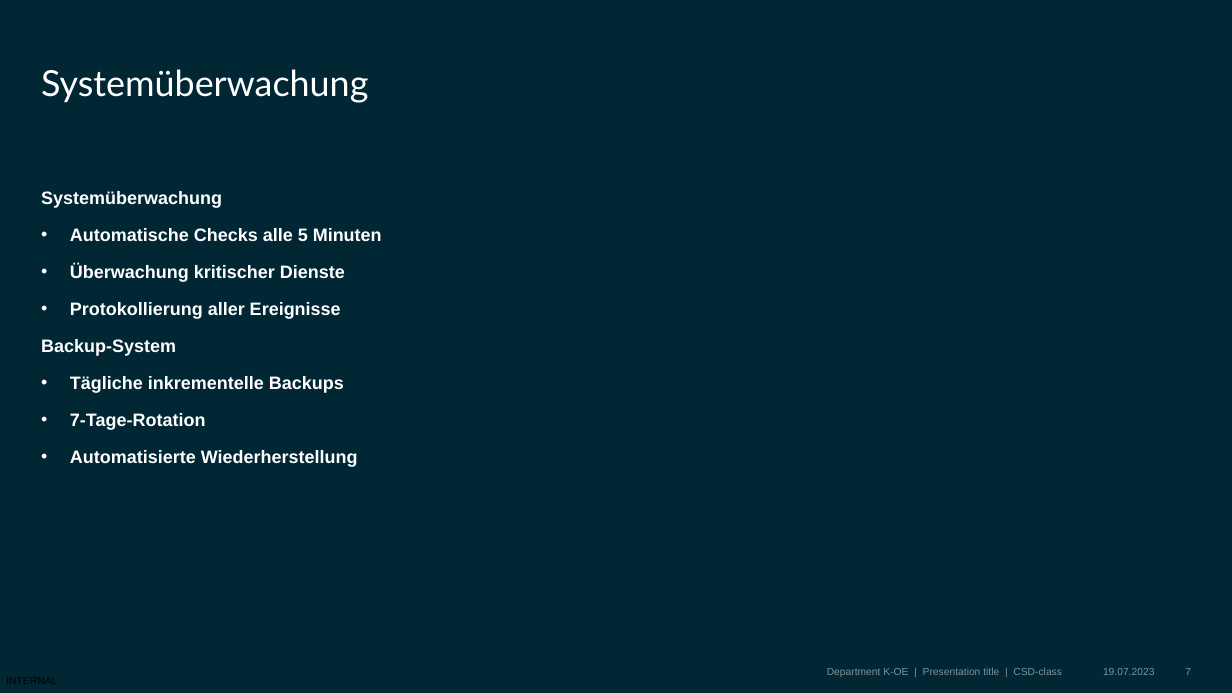
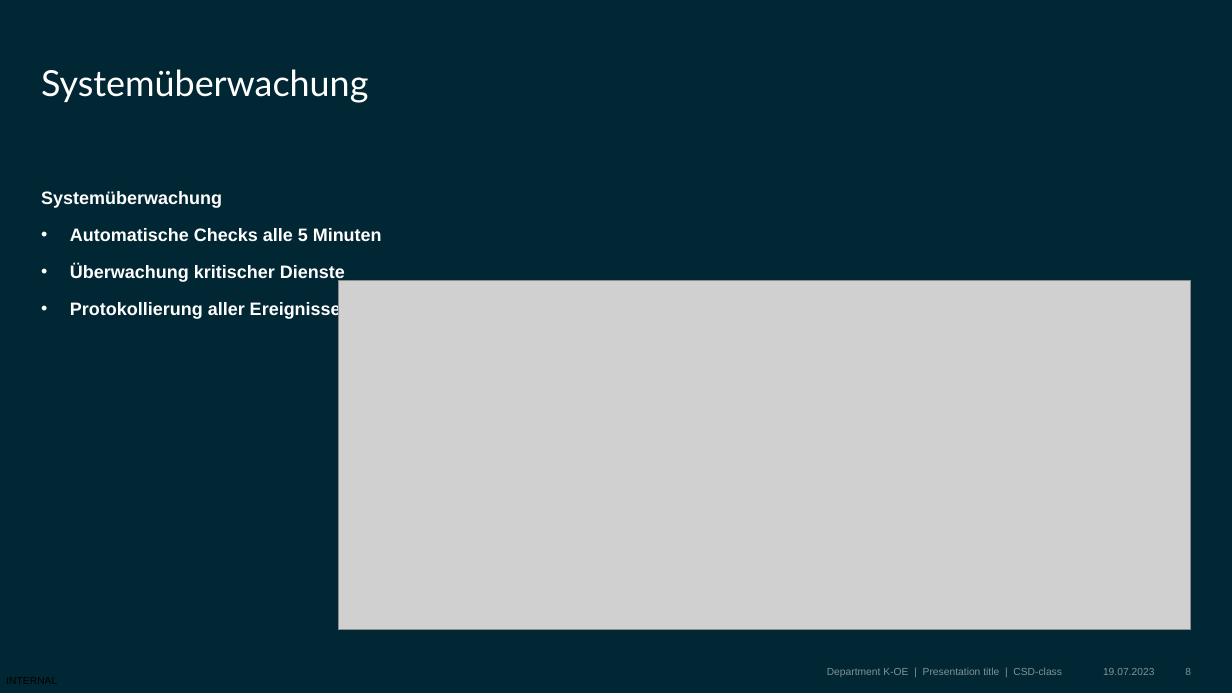
Before and after one commit to BBS2EMDBSEF/Gruppe-C, a slide deck: slide 8 of Dokumentation/Projekt_Präsentation.pptx (slide 7 before the commit). Drawn at 1232x693 pixels with LibreOffice and Linux fonts; fonts in the diff are those of the drawing; grey boxes stand for pictures; background and template pictures are left out. Boxes give left, top, right and bottom in pixels: in the first picture for what was removed or moved away, otherwise in the second. Text is boxed around its words. In the diff, an @@ line names an element or a change of style, - is before the commit and + after.

Commit message:
Präsentation

```diff
--- a/Dokumentation/Projekt_Präsentation.pptx
+++ b/Dokumentation/Projekt_Präsentation.pptx
@@ picture added at box(339, 280, 1191, 629) @@
@@ text at box(41, 339, 358, 467): paragraphs removed @@
-Backup-System
-• Tägliche inkrementelle Backups
-• 7-Tage-Rotation
-• Automatisierte Wiederherstellung
@@ page number at box(1185, 668, 1191, 675): text changed @@
-7
+8
```
Also in this commit, not shown: 3 other slides changed, 2 slides added.
